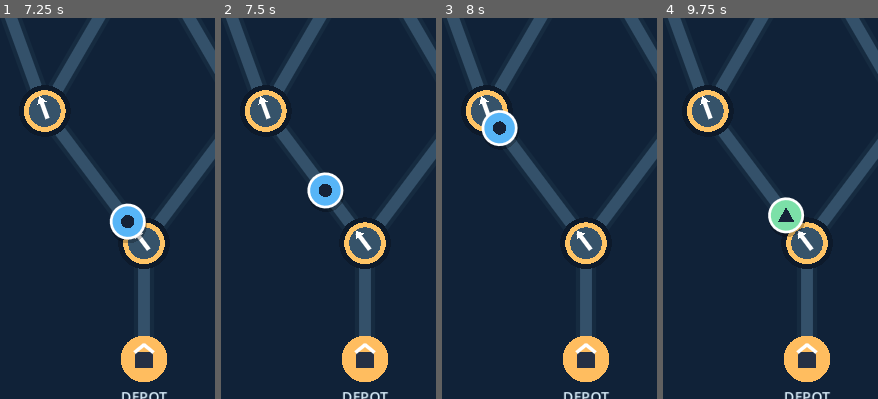
Above: before the commit, frames 1-4 (left to right).
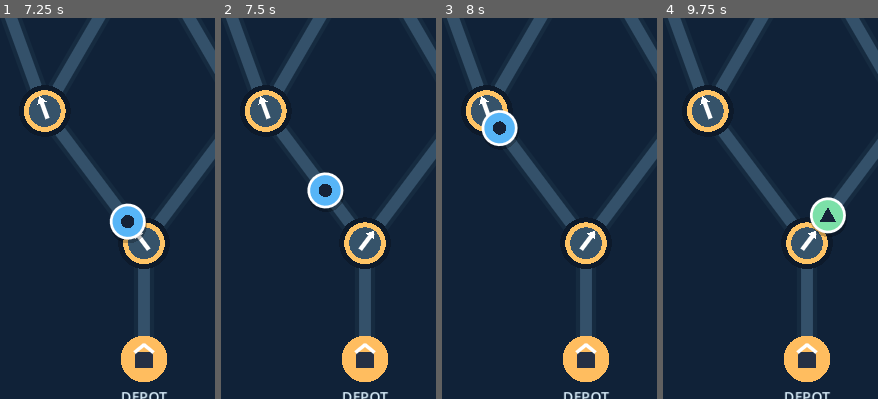
Above: after the commit, the same moments.

Repository: gauravprajapat-23/Parcel-pulse
Game: Godot game, scene res://scenes/game_screen.tscn
The game is run twice, just before and just after one commit, with the same random seed, the same clock (stepped at 60 frames per second) and the same inputs.
Inputs (mouse positions are % of the whole screen's width and height, from its top left):
- Up to frame 1 (7.25 s): click "PLAY" at 0.5 s; click "RETRY" at 1.25 s; click "RETRY" at 2 s; click "RETRY" at 2.75 s; click "PAUSE" at 3.5 s; click "RESUME" at 4.25 s; move the mouse to (50, 51) at 5.02 s; click (50, 51) at 5.17 s; move the mouse to (29, 54) at 5.77 s; click (29, 54) at 5.92 s; move the mouse to (61, 26) at 6.52 s; click (61, 26) at 6.67 s
- Up to frame 2 (7.5 s): move the mouse to (45, 70) at 7.27 s; click (45, 70) at 7.42 s
- Up to frame 3 (8 s): no input
- Up to frame 4 (9.75 s): move the mouse to (81, 65) at 8.02 s; click (81, 65) at 8.17 s; move the mouse to (19, 33) at 8.77 s; click (19, 33) at 8.92 s; move the mouse to (55, 49) at 9.52 s; click (55, 49) at 9.67 s
The pictures show only the part of the screen within x 17-67%, y 34-84%; the shares and areas given below are measured in that part.

Frame 1 is identical in both runs. In frame 2, 0.3% of the frame differs, in the area x 62-72%, y 55-62%; in frame 3, 0.3%; in frame 4, 2.9%, in the area x 48-86%, y 46-62%.

Commit message:
fix: stabilize touch routing, invalid spawn errors and UI lifecycle tests

Diff:
--- a/project.godot
+++ b/project.godot
@@ -15,7 +15,8 @@
 
 [input_devices]
 
-pointing/emulate_mouse_from_touch=false
+pointing/emulate_mouse_from_touch=true
+pointing/emulate_touch_from_mouse=false
 
 [rendering]
 
--- a/scripts/game/board_state.gd
+++ b/scripts/game/board_state.gd
@@ -78,6 +78,6 @@
 	var options: Array = EDGES[node_id]
 	if options.size() != 2:
 		return false
-	selected_output[node_id] = 1 - int(selected_output[node_id])
+	selected_output[node_id] = posmod(int(selected_output.get(node_id, 0)) + 1, options.size())
 	junction_changed.emit(node_id, get_next_node(node_id))
 	return true
--- a/scripts/game/shift_controller.gd
+++ b/scripts/game/shift_controller.gd
@@ -75,6 +75,8 @@
 	if phase != Phase.RUNNING or delta <= 0.0:
 		return
 	for target in scheduler.tick(delta):
+		if phase != Phase.RUNNING:
+			break
 		_spawn_parcel(target)
 	for parcel in parcels:
 		if phase != Phase.RUNNING:
@@ -93,7 +95,7 @@
 	_next_parcel_id += 1
 	parcel.next_node = board.get_next_node("depot")
 	if not board.is_valid_edge("depot", parcel.next_node):
-		parcel.active = false
+		# Keep it active until the delivery handler records the error exactly once.
 		_register_delivery(parcel, false)
 		return
 	parcel.travel_direction = (
--- a/scripts/ui/board_view.gd
+++ b/scripts/ui/board_view.gd
@@ -127,26 +127,33 @@
 
 
 func _gui_input(event: InputEvent) -> void:
+	# The project converts Android taps to mouse clicks so both Buttons and
+	# this board share one input path. Do not also process ScreenTouch: that
+	# would flip a junction twice for a single tap on some devices.
+	if not event is InputEventMouseButton:
+		return
+	var click := event as InputEventMouseButton
+	if not click.pressed or click.button_index != MOUSE_BUTTON_LEFT:
+		return
+	if toggle_at_local_position(click.position):
+		accept_event()
+
+
+func toggle_at_local_position(local_position: Vector2) -> bool:
 	if controller == null or controller.phase != ShiftController.Phase.RUNNING:
-		return
-	var tap_position: Vector2
-	if event is InputEventMouseButton:
-		var click := event as InputEventMouseButton
-		if not click.pressed or click.button_index != MOUSE_BUTTON_LEFT:
-			return
-		tap_position = click.position
-	elif event is InputEventScreenTouch:
-		var touch := event as InputEventScreenTouch
-		if not touch.pressed:
-			return
-		tap_position = touch.position
-	else:
-		return
-
-	var hit_radius: float = maxf(40.0, minf(size.x, size.y) * 0.10)
+		return false
+	# Larger invisible target than the 31px drawn marker, for one-handed play.
+	var hit_radius: float = minf(72.0, maxf(48.0, minf(size.x, size.y) * 0.13))
+	var closest_id: String = ""
+	var closest_distance: float = INF
 	for junction_id in BoardState.JUNCTION_IDS:
-		if tap_position.distance_to(_point(junction_id)) <= hit_radius:
-			if controller.toggle_junction(junction_id):
-				queue_redraw()
-			accept_event()
-			return
+		var distance: float = local_position.distance_to(_point(junction_id))
+		if distance <= hit_radius and distance < closest_distance:
+			closest_id = junction_id
+			closest_distance = distance
+	if closest_id.is_empty():
+		return false
+	if not controller.toggle_junction(closest_id):
+		return false
+	queue_redraw()
+	return true
--- a/tests/test_phase1.gd
+++ b/tests/test_phase1.gd
@@ -22,6 +22,8 @@
 	_test_success_and_single_finish_signal()
 	_test_full_shift_with_real_routing()
 	_test_bad_route_is_safe()
+	_test_invalid_depot_counts_mistake()
+	_test_corrupted_junction_recovers()
 	print("Parcel Pulse Phase 1: %d passed, %d failed." % [passed, failed])
 	quit(1 if failed > 0 else 0)
 
@@ -195,3 +197,22 @@
 	_step(controller, 3.5)
 	_check("invalid junction selection is handled as mistake", controller.mistakes == 1 and controller.correct == 0)
 	_check("invalid junction selection does not crash the shift", controller.phase == ShiftController.Phase.RUNNING)
+
+
+func _test_invalid_depot_counts_mistake() -> void:
+	var controller := ShiftController.new()
+	controller.start_shift()
+	controller.board.selected_output["depot"] = 99
+	_step(controller, 0.1)
+	_check("invalid depot route counts exactly one error", controller.mistakes == 1 and controller.score == 0)
+	_check("invalid depot route does not strand an active parcel", controller.parcels.is_empty())
+	controller.board.selected_output["depot"] = 0
+	_step(controller, 2.5)
+	_check("valid depot route can resume spawning after an error", controller.parcels.size() >= 1 and controller.phase == ShiftController.Phase.RUNNING)
+
+
+func _test_corrupted_junction_recovers() -> void:
+	var board := BoardState.new()
+	board.selected_output["hub"] = 99
+	_check("invalid junction index does not produce nonexistent route", board.get_next_node("hub").is_empty())
+	_check("tapping corrupted junction recovers a valid route", board.toggle_junction("hub") and board.is_valid_edge("hub", board.get_next_node("hub")))
--- /dev/null
+++ b/tests/test_ui_smoke.gd
@@ -0,0 +1,74 @@
+extends SceneTree
+
+# UI signal and synthetic-pointer smoke tests. No external testing framework.
+# These do not replace real Android touch testing.
+var passed: int = 0
+var failed: int = 0
+
+
+func _initialize() -> void:
+	call_deferred("_run")
+
+
+func _check(label: String, valid: bool) -> void:
+	if valid:
+		passed += 1
+		print("PASS ", label)
+	else:
+		failed += 1
+		push_error("FAIL " + label)
+
+
+func _run() -> void:
+	var scene: PackedScene = load("res://scenes/game_screen.tscn")
+	if scene == null:
+		_check("game scene loads", false)
+		quit(1)
+		return
+	var game := scene.instantiate() as GameScreen
+	if game == null:
+		_check("game scene is a GameScreen", false)
+		quit(1)
+		return
+	root.add_child(game)
+	await process_frame
+	_check("gameplay UI scene initializes", game.board_view != null and game.play_button != null and game.result_panel != null)
+	_check("ready screen offers play", not game.play_button.disabled)
+	_check("ready screen prevents switching", not game.board_view.toggle_at_local_position(game.board_view._point("hub")))
+
+	game.play_button.pressed.emit()
+	_check("play starts shift", game.controller.phase == ShiftController.Phase.RUNNING and game.play_button.disabled)
+	var tap: Vector2 = game.board_view._point("hub")
+	var mouse := InputEventMouseButton.new()
+	mouse.button_index = MOUSE_BUTTON_LEFT
+	mouse.pressed = true
+	mouse.position = tap
+	game.board_view._gui_input(mouse)
+	_check("mouse tap switches route once", game.controller.board.get_next_node("hub") == "east")
+
+	var touch := InputEventScreenTouch.new()
+	touch.position = tap
+	touch.pressed = true
+	game.board_view._gui_input(touch)
+	_check("raw touch does not duplicate emulated click", game.controller.board.get_next_node("hub") == "east")
+	_check("off-board tap is ignored", not game.board_view.toggle_at_local_position(Vector2(-2000, -2000)))
+
+	game.pause_button.pressed.emit()
+	_check("pause button freezes phase", game.controller.phase == ShiftController.Phase.PAUSED and game.pause_button.text == "RESUME")
+	_check("paused board rejects route taps", not game.board_view.toggle_at_local_position(tap))
+	game.pause_button.pressed.emit()
+	_check("resume button restarts phase", game.controller.phase == ShiftController.Phase.RUNNING)
+
+	game.restart_button.pressed.emit()
+	_check("retry resets junction choices", game.controller.board.get_next_node("hub") == "west" and game.controller.correct == 0)
+	for n in range(ShiftController.REQUIRED_DELIVERIES):
+		game.controller._register_delivery(DeliveryParcel.new(n, "red"), true)
+	_check("winning result overlay appears", game.result_backdrop.visible and game.controller.phase == ShiftController.Phase.FINISHED)
+	game.result_panel.retry_requested.emit()
+	_check("results retry returns to running without overlay", not game.result_backdrop.visible and game.controller.phase == ShiftController.Phase.RUNNING)
+	game.exit_button.pressed.emit()
+	_check("exit returns to ready screen", game.controller.phase == ShiftController.Phase.READY and not game.play_button.disabled)
+	game.queue_free()
+	await process_frame
+	print("Parcel Pulse UI smoke: %d passed, %d failed." % [passed, failed])
+	quit(1 if failed > 0 else 0)
